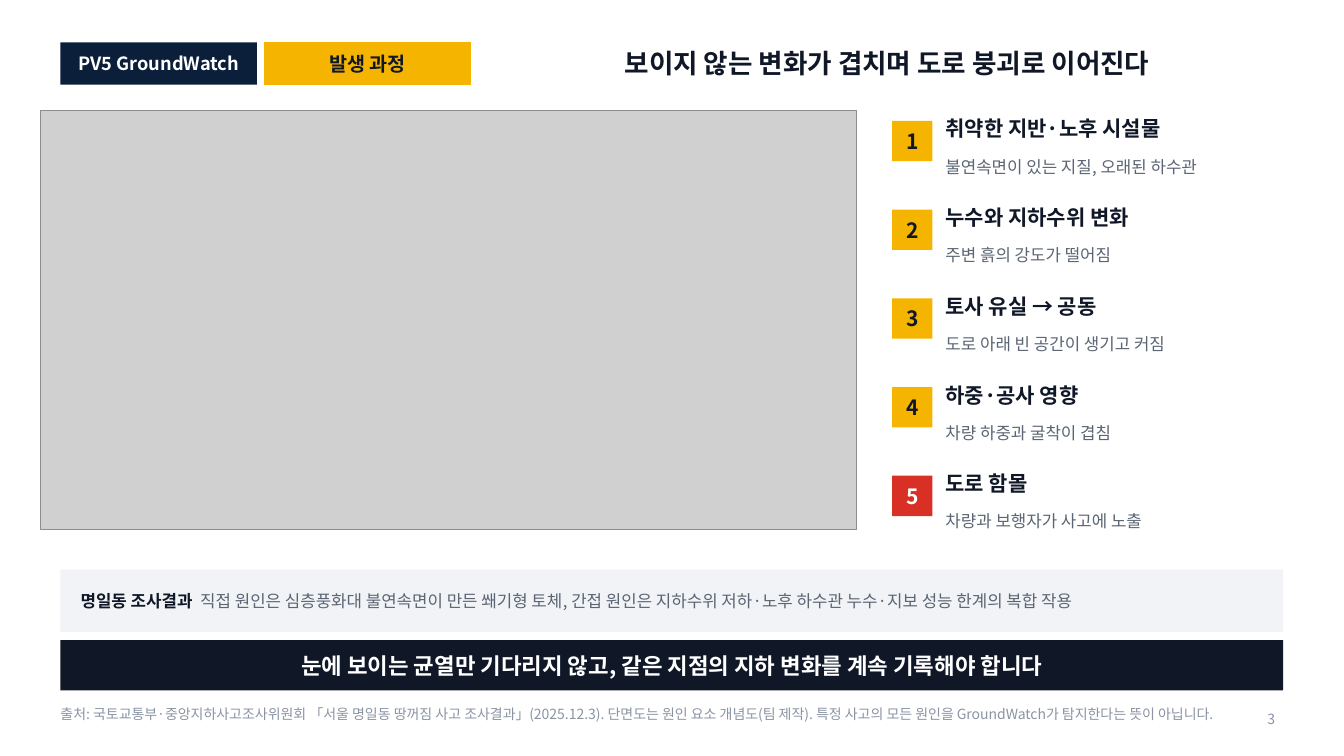
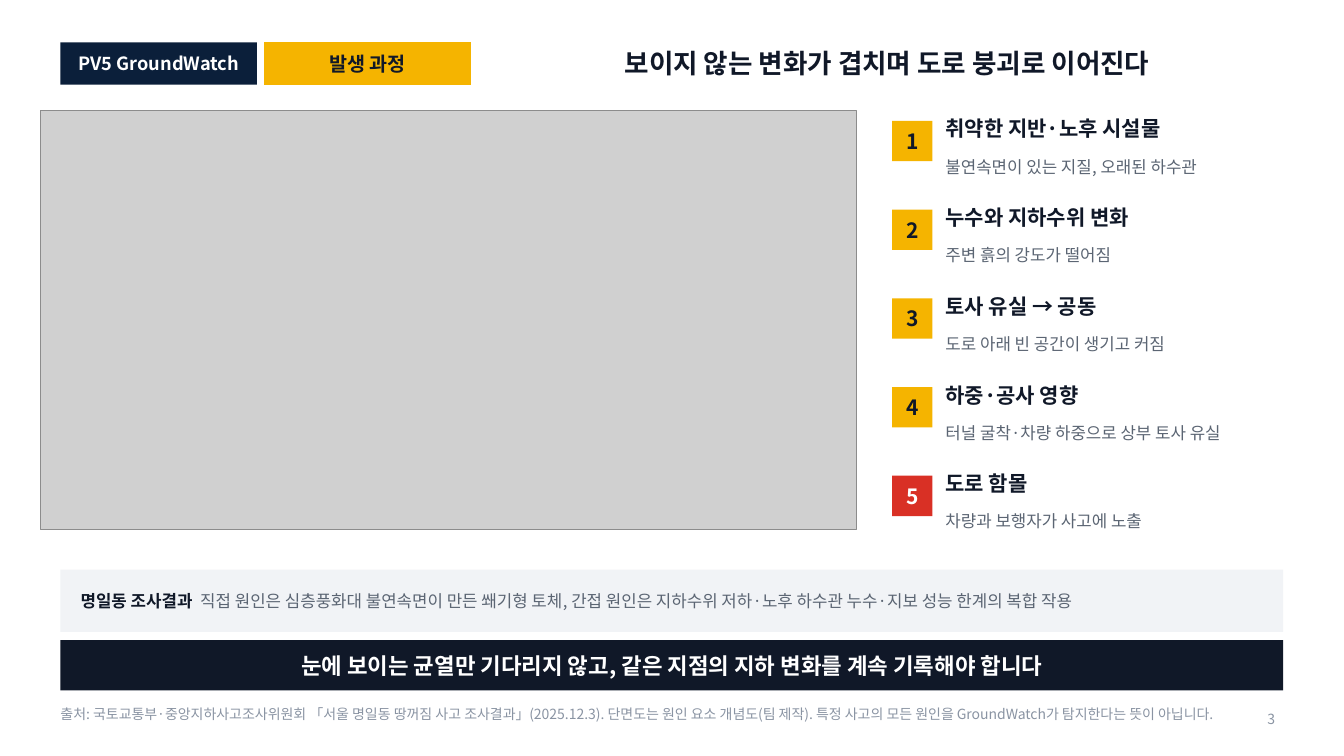
Before and after one commit to woojin-choe/pv5-hose-lab, a slide deck: slide 3 of ppt_all/PV5_GroundWatch_10_18.pptx. Drawn at 1344x756 pixels with LibreOffice and Linux fonts; fonts in the diff are those of the drawing; grey boxes stand for pictures. Boxes give left, top, right and bottom in pixels: in the first picture for what was removed or moved away, otherwise in the second. Text is boxed around its words. In the diff, an @@ line names an element or a change of style, - is before the commit and + after.

```diff
--- a/ppt_all/PV5_GroundWatch_10_18.pptx
+++ b/ppt_all/PV5_GroundWatch_10_18.pptx
@@ text at (945, 425, 1221, 441): text changed @@
-차량 하중과 굴착이 겹침
+터널 굴착·차량 하중으로 상부 토사 유실
```
Also in this commit, not shown: 18 other slides changed, 1 slide removed, 27 other files.
